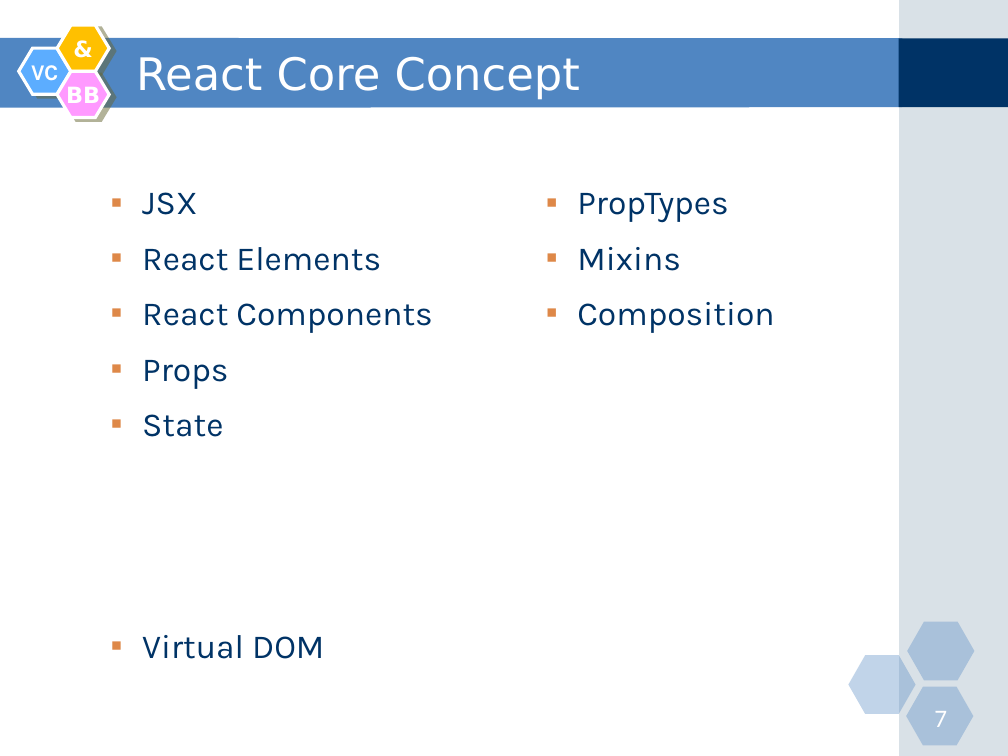
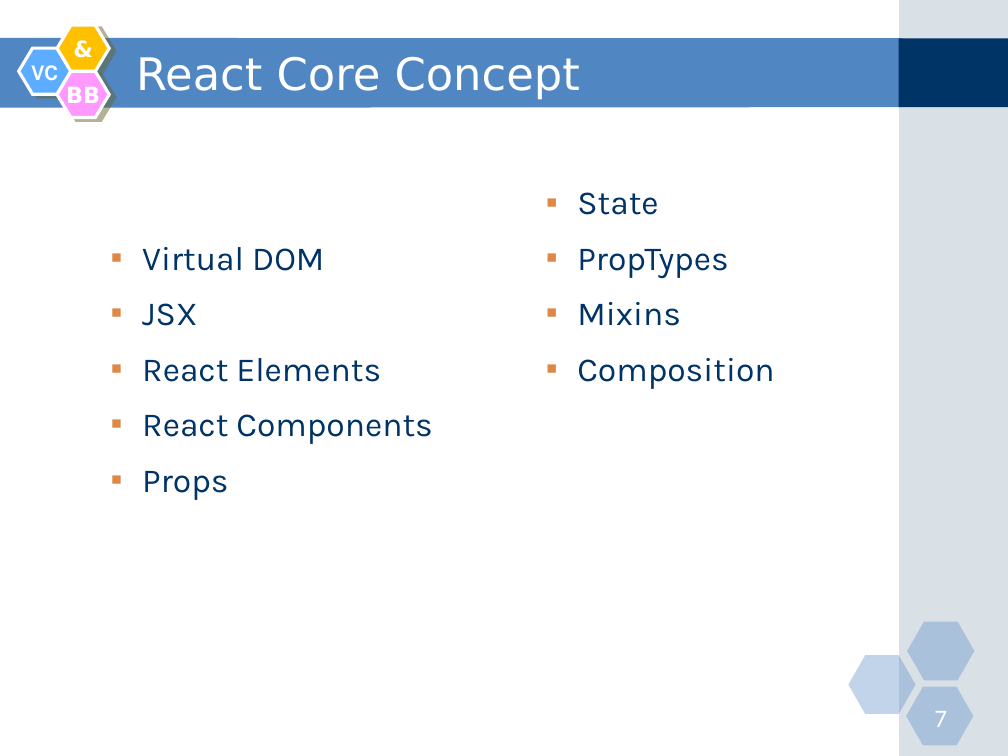
Before and after one commit to nguyenminhtiend/React-Document, a slide deck: slide 7 of React_Slide.pptx. Drawn at 1008x756 pixels with LibreOffice and Linux fonts; fonts in the diff are those of the drawing. Boxes give left, top, right and bottom in pixels: in the first picture for what was removed or moved away, otherwise in the second. Text is boxed around its words. In the diff, an @@ line names an element or a change of style, - is before the commit and + after.

```diff
--- a/React_Slide.pptx
+++ b/React_Slide.pptx
@@ text at [142,247,324,271]: paragraph added @@
+  ▪ Virtual DOM
@@ text at [142,635,324,659]: paragraph removed @@
-  ▪ Virtual DOM
```
Also in this commit, not shown: 1 other slide changed, 1 slide added.
